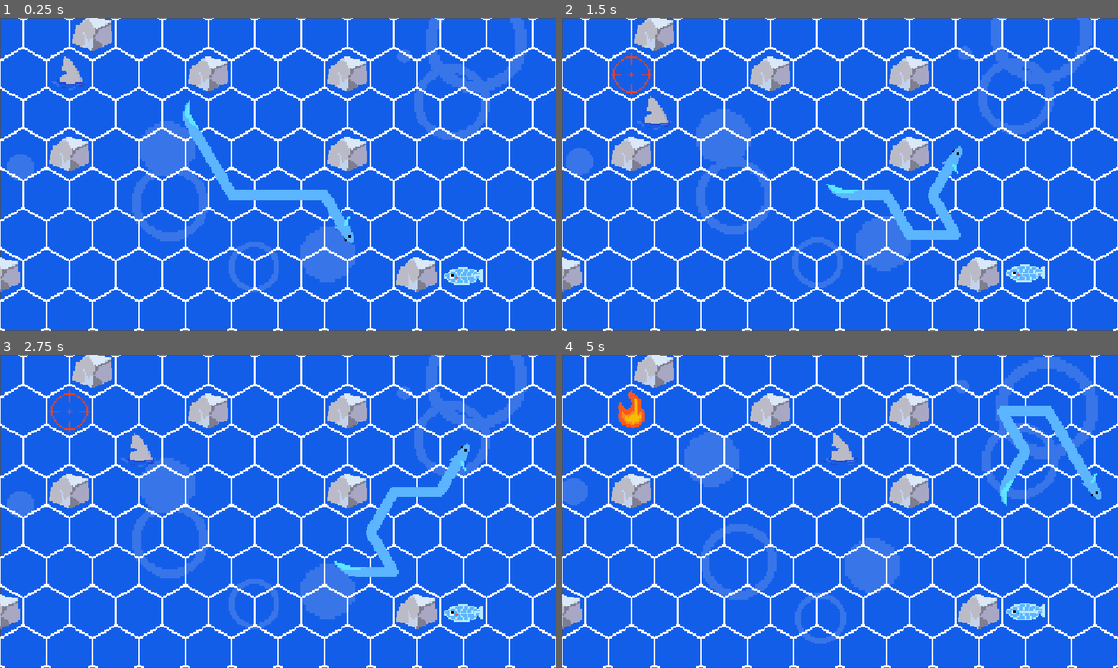
Above: before the commit, frames 1-4 (two rows, left to right).
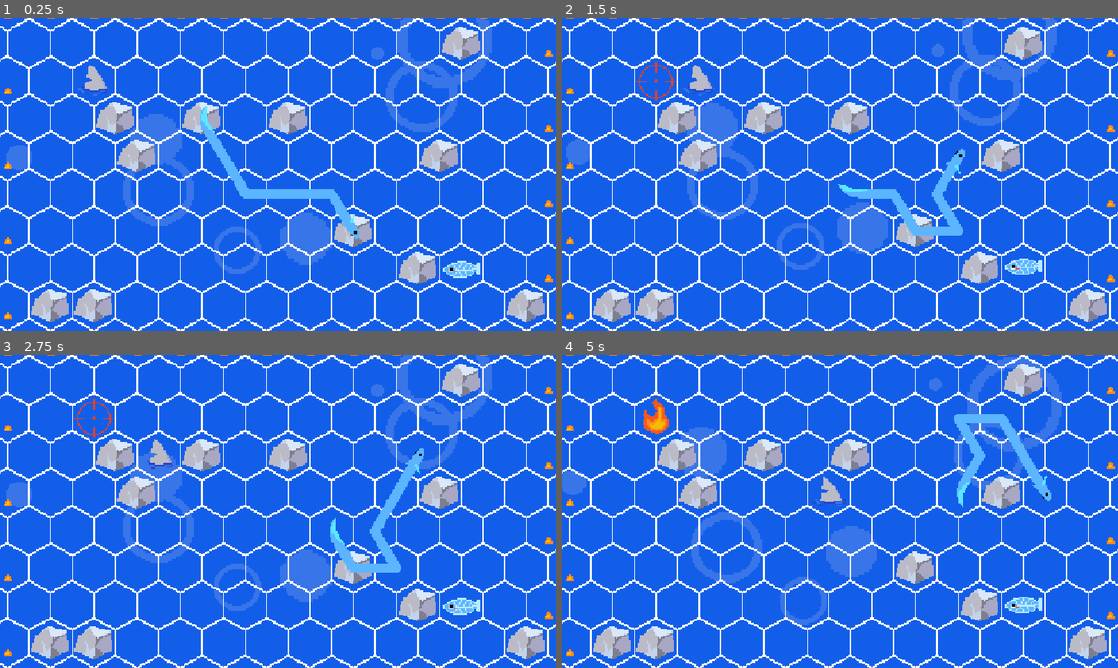
Above: after the commit, the same moments.

Repository: pavenpaven/retro-jam-2026
Game: Godot game, scene res://Scenes/game.tscn
Same seed, same stepped clock (60 frames per second), same inputs: the game is played once before the commit and once after it.
Inputs:
- Up to frame 1 (0.25 s): no input
- Up to frame 2 (1.5 s): tap Enter at 0.5 s; hold D 0.53-1.28 s; tap U at 0.6 s; hold A from 1.28 s (still down); tap E at 1.35 s
- Up to frame 3 (2.75 s): release A at 2.03 s; hold D from 2.03 s (still down); tap I at 2.1 s
- Up to frame 4 (5 s): release D at 2.78 s; hold W 2.78-3.53 s; tap L at 2.85 s; hold A from 3.53 s (still down); tap X at 3.6 s; tap M at 4.35 s

The runs differ from the first frame. In frame 1, 32% of the frame differs, in the area x 0-100%, y 0-100%; in frame 2, 31%; in frame 3, 32%; in frame 4, 33%.

Commit message:
added round

Diff:
--- a/Scenes/game.tscn
+++ b/Scenes/game.tscn
@@ -6,19 +6,19 @@
 [ext_resource type="PackedScene" uid="uid://di764hfdjs2py" path="res://Scenes/bubbloranimering.tscn" id="4_3dryh"]
 
 [node name="Game" type="Node2D" unique_id=288948182]
-scale = Vector2(3, 3)
+scale = Vector2(2.8, 2.8)
 script = ExtResource("1_80nbo")
+
+[node name="Sprite2D" type="Sprite2D" parent="." unique_id=1730263626]
+position = Vector2(197.24136, 111.3793)
+scale = Vector2(1.3513805, 1.3038793)
+texture = ExtResource("3_wrm1d")
 
 [node name="Head" parent="." unique_id=113268613 instance=ExtResource("2_e2o6t")]
 position = Vector2(284, 107.00003)
 
 [node name="TimerTimer" type="Timer" parent="." unique_id=754660148]
 autostart = true
-
-[node name="Sprite2D" type="Sprite2D" parent="." unique_id=1730263626]
-position = Vector2(192.41667, 108)
-scale = Vector2(1.1957425, 1.1145834)
-texture = ExtResource("3_wrm1d")
 
 [node name="bubbloranimering2" parent="." unique_id=587869133 instance=ExtResource("4_3dryh")]
 position = Vector2(131, 158.33333)
--- a/src/Globals.gd
+++ b/src/Globals.gd
@@ -20,6 +20,6 @@
 
 var sidelength = 32
 func to_real_cords(cords):
-	var a = (cords.y * Vector2(1, sqrt(3))/2 + Vector2(0, 0.35)) * sidelength
-	var b = (cords.x * Vector2(1, 0)) * sidelength
+	var a = (cords.y * Vector2(1, sqrt(3))/2 + Vector2(0, 0.6)) * sidelength
+	var b = (cords.x * Vector2(1, 0) + Vector2(0.67, 0)) * sidelength
 	return (a + b)
--- a/src/game.gd
+++ b/src/game.gd
@@ -15,7 +15,7 @@
 func _ready():
 	var anim = load("res://Scenes/animated_sprite_2d.tscn")
 	for i in range(-5, 15):
-		for j in range(10):
+		for j in range(-1, 10):
 			map[Vector2(i,j)] = {"type": "empty"}
 			if randi() % 10 == 0:
 				map[Vector2(i,j)] = {"type": "rock"}
@@ -34,6 +34,16 @@
 			# Death to america
 			# UVS är en terrororganisation
 
+	for i in range(8):
+		map[Vector2(-i/2 - 1, i)] = {"type": "sand"}
+		map[Vector2(-i/2 + 12, i)] = {"type": "sand"}
+
+	for i in range(14):
+		map[Vector2(i, -1)] = {"type": "sand"}
+		map[Vector2(i - 5, -1 + 9)] = {"type": "sand"}
+
+	map[Vector2(-3, 7)] = {"type": "rock"}
+	map[Vector2(-3 + 11, 7)] = {"type": "rock"}
 	for i in head.tail:
 		var sprite = Sprite2D.new()
 		tail_segs.append(sprite)
@@ -49,12 +59,16 @@
 	add_child(enemy)
 
 func tile_sheet(tile):
+	if tile["type"] == "star":
+		if tile["timer"] > 0:
+			return "starrise"
 	return {"empty": "nothing"
 		   ,"rock": "rock"
 		   ,"fire": "fire"
 		   ,"target":"target"
 		   ,"star": "star"
-		   ,"eelbaby":"eelbaby"}[tile["type"]]
+		   ,"eelbaby":"eelbaby"
+		   ,"sand":"sand"}[tile["type"]]
 
 
 func allowed(pos, allow_player = false):
@@ -70,7 +84,7 @@
 			if i == pos:
 				return false
 
-	return not map[pos]["type"] in ["rock"]
+	return not map[pos]["type"] in ["rock", "sand"]
 
 func on_tick():
 	for i in head.tail + [head.map_cords]:
@@ -138,6 +152,9 @@
 
 	var numfire = 0.0
 	for k in map_sprites:
+		if map[k]["type"] == "star":
+			map[k]["timer"] -= dt
+
 		if map[k]["type"] == "fire":
 			numfire+=1
 			map[k]["timer"] -= dt
@@ -202,12 +219,11 @@
 
 func _on_starspawn_timeout() -> void:
 	var pos = random_position()
-	map[pos] = {"type": "star"}
+	map[pos] = {"type": "star", "timer": 0.3}
 
 
 func _on_seagull_timeout() -> void:
 	var pos = random_position()
-	print("spawn seagull")
 	var enemy = enemy_scene.instantiate()
 	enemy.map_cords = pos
 	enemy.attack.connect(head.on_enemy_touch)
